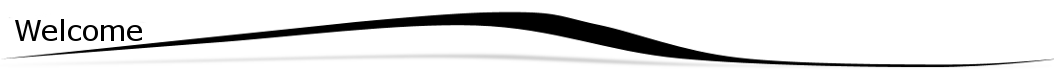
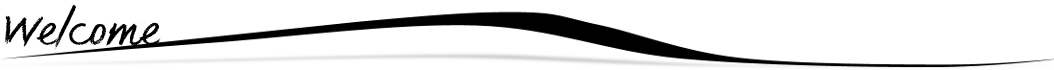
Layered file, before and after one edit (1054 x 70). Changes by layer:
painted on "Welcome" over [4, 5, 161, 50]
